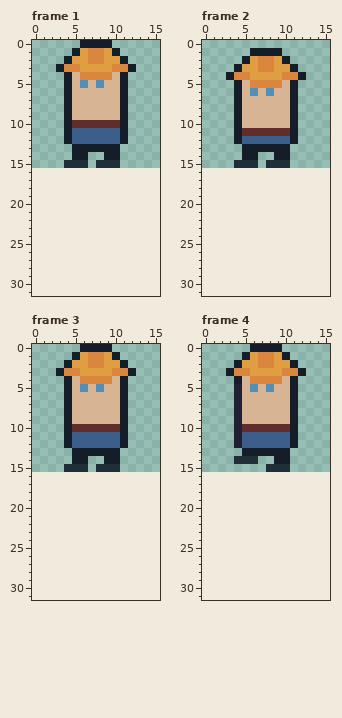
Pixel-art file, stored at assets/sprites/player/player.aseprite. This is how it looked before the edit.
16x16 pixels, 6 frames. Shown: frame 1, frame 2, frame 3, frame 4. The old version is drawn lined up with the new one, on the new canvas.
The same view after the edit:
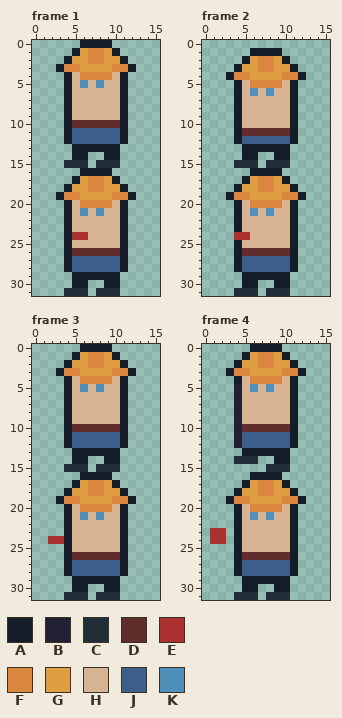
Palette (. is transparent): A #151d28  B #222034  C #202e37  D #602c2c  E #ac3232  F #da863e  G #de9e41  H #d7b594  J #3c5e8b  K #4f8fba
The edit:
canvas 16x16 -> 16x32
Frame 1:
Colour A is added in row 16 at x 6 to 9; in row 17 at x 5 and 10; in row 18 at x 4 and 11; in row 19 at x 3 and 12; in rows 20 to 28 at x 4 and 11; in row 29 at x 5 to 10.
Colour A is added in row 30 at x 5 to 6 and 9 to 10.
Colour C is added in row 31 at x 4 to 6 and 8 to 10.
Colour D is added in row 26 at x 5 to 10.
Colour E is added in row 24 at x 5 to 6.
Colour F is added in rows 17 to 18 at x 7 to 8; in row 19 at x 4 to 5 and 10 to 11; in row 20 at x 6 to 9.
Colour G is added in row 17 at x 6 and 9; in row 18 at x 5 to 6 and 9 to 10; in row 19 at x 6 to 9.
Colour H is added in row 20 at x 5 and 10; in row 21 at x 5, 7 and 9 to 10; in rows 22 to 23 at x 5 to 10; in row 24 at x 7 to 10; in row 25 at x 5 to 10.
Colour J is added in rows 27 to 28 at x 5 to 10.
Colour K is added in row 21 at x 6 and 8.
Frame 2:
Colour A is added in row 16 at x 6 to 9; in row 17 at x 5 and 10; in row 18 at x 4 and 11; in row 19 at x 3 and 12; in rows 20 to 23 at x 4 and 11; in row 24 at x 11.
Colour A is added in rows 25 to 28 at x 4 and 11; in row 29 at x 5 to 10; in row 30 at x 5 to 6 and 9 to 10.
Colour C is added in row 31 at x 4 to 6 and 8 to 10.
Colour D is added in row 26 at x 5 to 10.
Colour E is added in row 24 at x 4 to 5.
Colour F is added in rows 17 to 18 at x 7 to 8; in row 19 at x 4 to 5 and 10 to 11; in row 20 at x 6 to 9.
Colour G is added in row 17 at x 6 and 9; in row 18 at x 5 to 6 and 9 to 10; in row 19 at x 6 to 9.
Colour H is added in row 20 at x 5 and 10; in row 21 at x 5, 7 and 9 to 10; in rows 22 to 23 at x 5 to 10; in row 24 at x 6 to 10; in row 25 at x 5 to 10.
Colour J is added in rows 27 to 28 at x 5 to 10.
Colour K is added in row 21 at x 6 and 8.
Frame 3:
Colour A is added in row 16 at x 6 to 9; in row 17 at x 5 and 10; in row 18 at x 4 and 11; in row 19 at x 3 and 12; in rows 20 to 28 at x 4 and 11; in row 29 at x 5 to 10.
Colour A is added in row 30 at x 5 to 6 and 9 to 10.
Colour C is added in row 31 at x 4 to 6 and 8 to 10.
Colour D is added in row 26 at x 5 to 10.
Colour E is added in row 24 at x 2 to 3.
Colour F is added in rows 17 to 18 at x 7 to 8; in row 19 at x 4 to 5 and 10 to 11; in row 20 at x 6 to 9.
Colour G is added in row 17 at x 6 and 9; in row 18 at x 5 to 6 and 9 to 10; in row 19 at x 6 to 9.
Colour H is added in row 20 at x 5 and 10; in row 21 at x 5, 7 and 9 to 10; in rows 22 to 25 at x 5 to 10.
Colour J is added in rows 27 to 28 at x 5 to 10.
Colour K is added in row 21 at x 6 and 8.
Frame 4:
Colour A is added in row 16 at x 6 to 9; in row 17 at x 5 and 10; in row 18 at x 4 and 11; in row 19 at x 3 and 12; in rows 20 to 28 at x 4 and 11; in row 29 at x 5 to 10.
Colour A is added in row 30 at x 5 to 6 and 9 to 10.
Colour C is added in row 31 at x 4 to 6 and 8 to 10.
Colour D is added in row 26 at x 5 to 10.
Colour E is added in rows 23 to 24 at x 1 to 2.
Colour F is added in rows 17 to 18 at x 7 to 8; in row 19 at x 4 to 5 and 10 to 11; in row 20 at x 6 to 9.
Colour G is added in row 17 at x 6 and 9; in row 18 at x 5 to 6 and 9 to 10; in row 19 at x 6 to 9.
Colour H is added in row 20 at x 5 and 10; in row 21 at x 5, 7 and 9 to 10; in rows 22 to 25 at x 5 to 10.
Colour J is added in rows 27 to 28 at x 5 to 10.
Colour K is added in row 21 at x 6 and 8.
